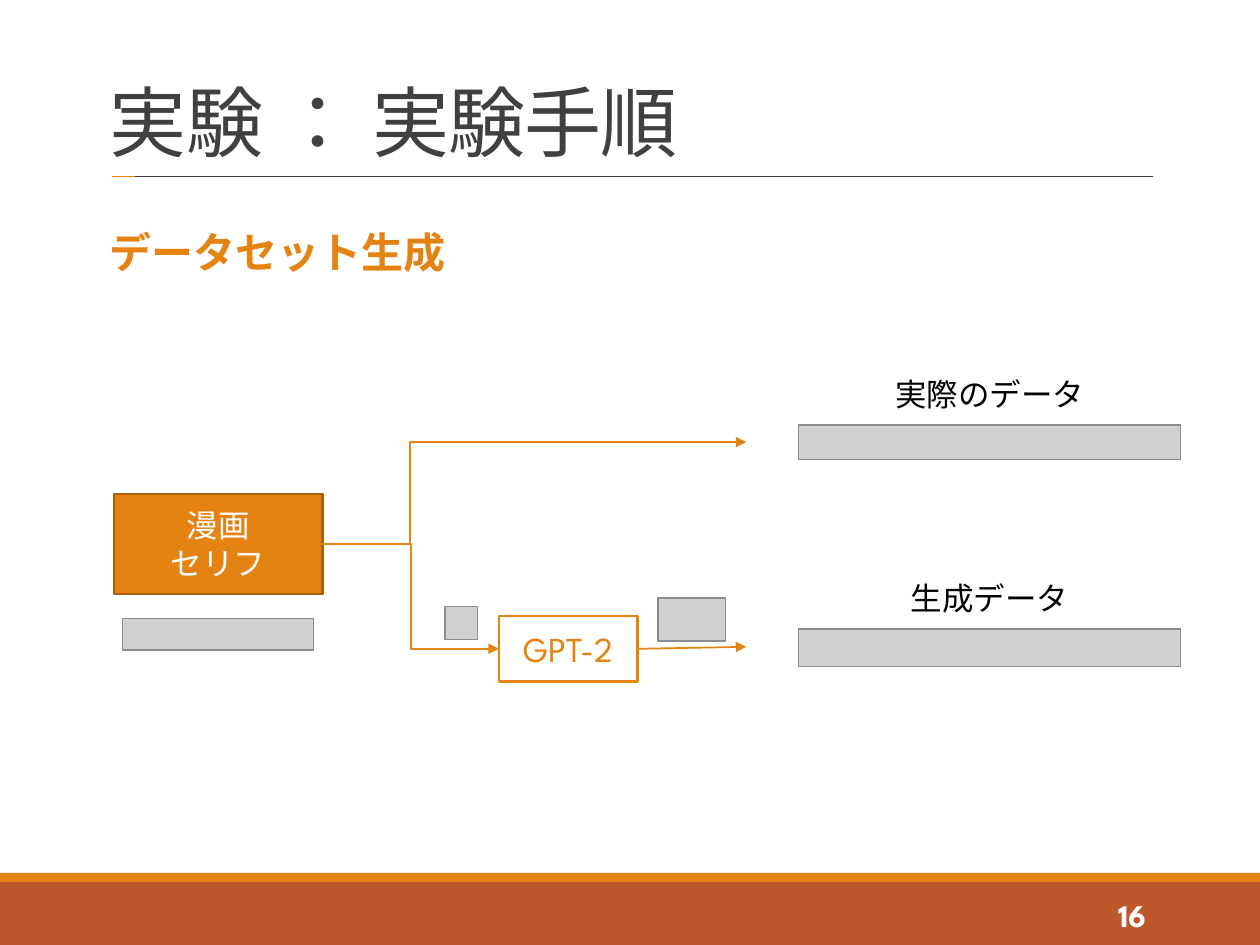
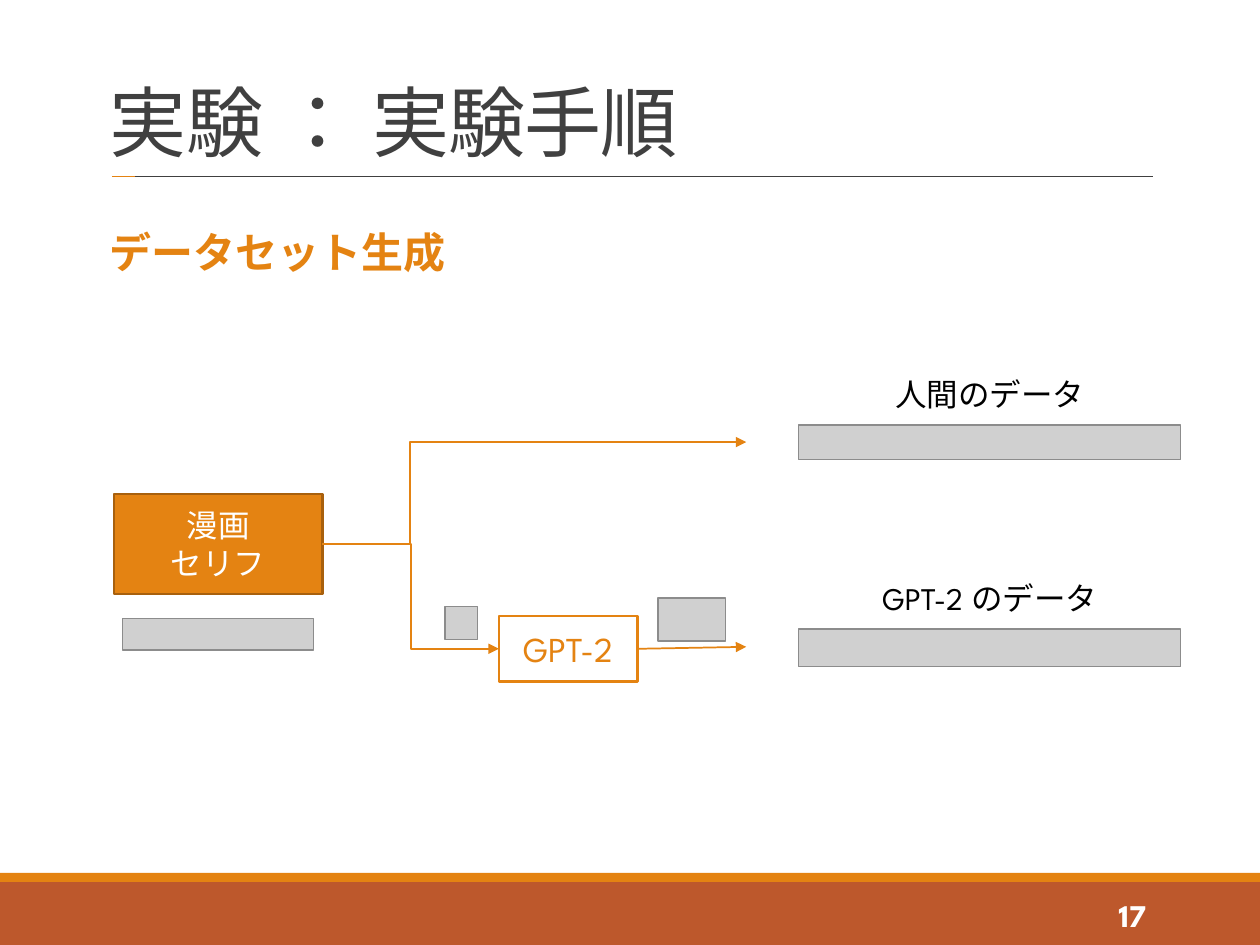
Before and after one commit to tatsuya-sugiyama/WeeklyReport, a slide deck: slide 17 of report/2021_t_1st/2021_1st_sugiyama.pptx (slide 16 before the commit). Drawn at 1260x945 pixels with LibreOffice and Linux fonts; fonts in the diff are those of the drawing; grey boxes stand for pictures. Boxes give left, top, right and bottom in pixels: in the first picture for what was removed or moved away, otherwise in the second. Text is boxed around its words. In the diff, an @@ line names an element or a change of style, - is before the commit and + after.

```diff
--- a/report/2021_t_1st/2021_1st_sugiyama.pptx
+++ b/report/2021_t_1st/2021_1st_sugiyama.pptx
@@ text at <box>895,379,1084,409</box>: text changed @@
-実際のデータ
+人間のデータ
@@ text at <box>882,583,1097,612</box>: text changed @@
-生成データ
+GPT-2 のデータ
@@ page number at <box>1119,906,1146,927</box>: text changed @@
-16
+17
```
Also in this commit, not shown: 18 other slides changed, 5 slides added, 1 slide removed, 2 other files.
